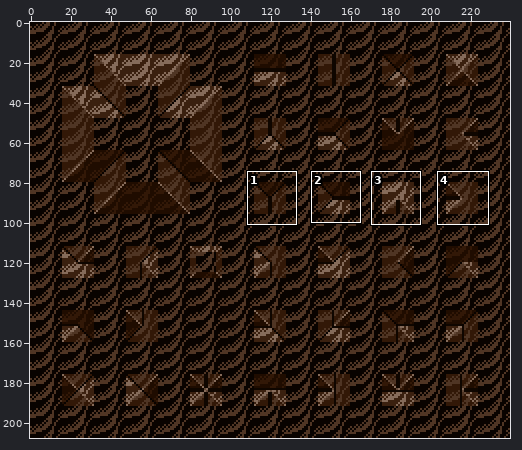
Edited in one commit: sprite sheet (graphics/images/ramps_sand_beige.png). The first picture is a wide view before the edit; the outline marks the close-up.
Close-up. Earlier state:
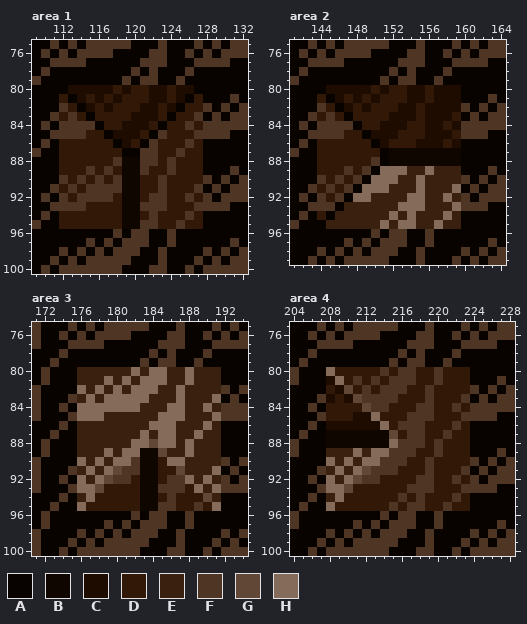
The file is 480x416 pixels, drawn in blocks of 2x2; one block is one cell here. Colours within 5 levels of each other are drawn and written as one. Shown: area 1: x 109..132, y 75..100; area 2: x 141..164, y 75..99; area 3: x 171..194, y 75..100; area 4: x 204..228, y 75..100. The commit also changed other parts of the picture, which this record leaves out.
Palette (. is transparent): A #090300  B #0f0600  C #1f0c00  D #321807  E #3a200f  F #4f3524  G #614736  H #856b5a
And afterwards:
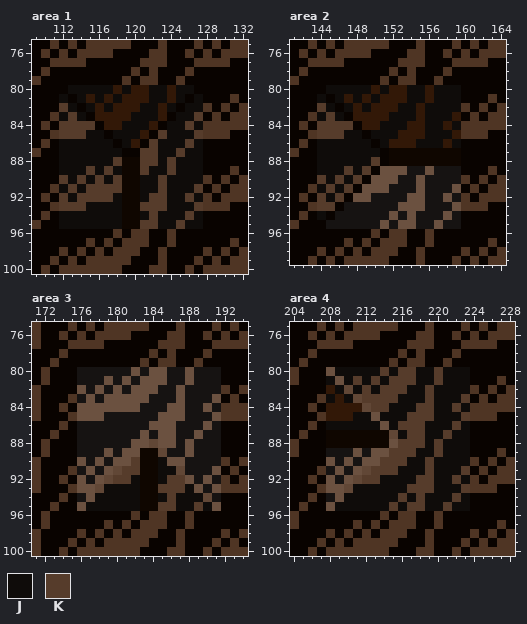
Colours new in this view: J #0f0c0a  K #563c2b
From old to new:
@@ palette @@
-E #3a200f
+E #161312
-H #856b5a
+H #6b5140
--- area 1
@@ x 109..132 @@
  79 FAAAAAAAAAFAFFAAFAAAAAAA
- 80 AAAACCCCCDCDDCCDCCAAAAAA
- 81 AAADACDCDCDDDCCDCADAAAFA
- 82 AAAFDACDCDDDCCDCADDFAFAF
- 83 AAFDFDADDDDCCCDADDFAFAFF
- 84 AFAFFFFADDCCCDADDFDFFFFF
- 85 AAFFFFDDACCCDAFDDDFFFFAA
- 86 AFADDDDDDACDAFDDDFDAAAAA
- 87 FAADDDDDDDAAFFDDFDDAAAAA
- 88 AAADDDDDDFBBFFDFDDDAAAAA
- 89 AAADDDFDFDBBFDDFDDDAAAFA
- 90 AAAFDFDFDFBBDDFDDDDFAFAF
- 91 AAFDFDFFFFBBDDFDDDFAFAFF
- 92 AFAFDFFFFDBBDFFDDFDFAFFF
- 93 AAFFFFDDDDBBFFFDDDFFFFAA
- 94 AFADDDDDDDBBDFDDDFDAAAAA
- 95 FAADDDDDDDBBFFDDFDDAAAAA
+ 80 AAAAJJJJJDJDDJJDJJAAAAAA
+ 81 AAAJAJDJDJDDDJJDJAJAAAFA
+ 82 AAAKJAJDJDDDJJDJAJJFAFAF
+ 83 AAFJKJADDDDJJJDAJJKAFAFF
+ 84 AFAKKKKADDJJJDAJJKJFFFFF
+ 85 AAFKKKJJAJJJDAKJJJKFFFAA
+ 86 AFAJJJJJJAJDAKJJJKJAAAAA
+ 87 FAAJJJJJJJAAKKJJKJJAAAAA
+ 88 AAAJJJJJJKBBKKJKJJJAAAAA
+ 89 AAAJJJKJKJBBKJJKJJJAAAFA
+ 90 AAAKJKJKJKBBJJKJJJJFAFAF
+ 91 AAFJKJKKKKBBJJKJJJKAFAFF
+ 92 AFAKJKKKKJBBJKKJJKJFAFFF
+ 93 AAFKKKJJJJBBKKKJJJKFFFAA
+ 94 AFAJJJJJJJBBJKJJJKJAAAAA
+ 95 FAAJJJJJJJBBKKJJKJJAAAAA
  96 AAAAAAAAAFAFFAAFAAAAAAAA
--- area 2
@@ x 141..164 @@
  79 FAAAAAAAAAFAFFAAFAAAAAAA
- 80 AAAACCCCCDCDDCCDCCCAAAAA
- 81 AAADACDCDCDDDCCDCCCAAAFA
- 82 AAAFDACDCDDDCCDCCCCFAFAF
- 83 AAFDFDADDDDCCCDCCCDAFAFF
- 84 AFAFFFFADDCCCDDCCDCFFFFF
- 85 AAFFFFDDACCCDDDCCCDFFFAA
- 86 AFADDDDDDACDDDCCCDCAAAAA
- 87 FAADDDDDDDABBBBBBBBAAAAA
- 88 AAADDDDDDFABBBBBBBBAAAAA
- 89 AAADDDFDFAHHHEEHEEEAAAFA
- 90 AAAFDFDFAHHHEEHEEEEFAFAF
- 91 AAFDFDFAHHHEEEHEEEHAFAFF
- 92 AFAFDFAHHEEEEHHEEHEFAFFF
- 93 AAFFFAEEEEEEHHHEEEHFFFAA
- 94 AFADAEEEEEEHEHEEEHEAAAAA
+ 80 AAAAJJJJJDJDDJJDJJJAAAAA
+ 81 AAAJAJDJDJDDDJJDJJJAAAFA
+ 82 AAAKJAJDJDDDJJDJJJJFAFAF
+ 83 AAFJKJADDDDJJJDJJJDAFAFF
+ 84 AFAKKKKADDJJJDDJJDJFFFFF
+ 85 AAFKKKJJAJJJDDDJJJDFFFAA
+ 86 AFAJJJJJJAJDDDJJJDJAAAAA
+ 87 FAAJJJJJJJABBBBBBBBAAAAA
+ 88 AAAJJJJJJKABBBBBBBBAAAAA
+ 89 AAAJJJKJKAHHHEEHEEEAAAFA
+ 90 AAAKJKJKAHHHEEHEEEEFAFAF
+ 91 AAFJKJKAHHHEEEHEEEHAFAFF
+ 92 AFAKJKAHHEEEEHHEEHEFAFFF
+ 93 AAFKKAEEEEEEHHHEEEHFFFAA
+ 94 AFAJAEEEEEEHEHEEEHEAAAAA
  95 FAAAEEEEEEHEHHEEHEEAAAAA
--- area 3
@@ x 171..194 @@
  89 AFAAAEEEHEHHBBGEEHEEEAAA
- 90 FAAAAHEHEHHFBBDHHEEEEFAF
- 91 FAAAFEHEHGFFBBDDGEEEHAFA
- 92 FAAFAHEHGFFDBBDFFHEHEFAF
- 93 FAAAFHHGDDDDBBFFFDHEHFFF
- 94 AAAFAEHDDDDDBBDFDDDGEAAA
- 95 AAFAAHDDDDDDBBFFDDFDHAAA
+ 90 FAAAAHEHEHHKBBJHHEEEEFAF
+ 91 FAAAFEHEHGKKBBJJGEEEHAFA
+ 92 FAAFAHEHGKKJBBJKKHEHEFAF
+ 93 FAAAFHHGJJJJBBKKKJHEHFFF
+ 94 AAAFAEHJJJJJBBJKJJJGEAAA
+ 95 AAFAAHJJJJJJBBKKJJKJHAAA
  96 AFAAAAAAAAAFAFFAAFAAAAAA
--- area 4
@@ x 204..228 @@
  79 AFAAAAAAAAAFAFFAAFAAAAAAA
- 80 FAAAHDDDDDFDFFDDFDDDAAAAA
- 81 FAAACHDFDFDFFFDDFDDDAAAFA
- 82 AAAADCGDFDFFFDDFDDDDFAFAF
- 83 AAAFCDCGFFFFDDDFDDDFAFAFF
- 84 AAFADDDDGFFDDDFFDDFDFFFFF
- 85 AAAFDDDCCHDDDFFFDDDFFFFAA
- 86 AAFACCCCCCHDFFFDDDFDAAAAA
- 87 AFAABBBBBBBGDFFDDFDDAAAAA
- 88 FAAABBBBBBBHFFFDFDDDAAAAA
- 89 FAAAEEEHEHHFFFDDFDDDAAAFA
- 90 AAAAHEHEHHFFFDDFDDDDFAFAF
- 91 AAAFEHEHGFFFDDDFDDDFAFAFF
- 92 AAFAHEHGFFDDDDFFDDFDFAFFF
- 93 AAAFHHGDDDDDDFFFDDDFFFFAA
- 94 AAFAEHDDDDDDFDFDDDFDAAAAA
- 95 AFAAHDDDDDDFDFFDDFDDAAAAA
+ 80 FAAAHJJJJJKJKKJJKJJJAAAAA
+ 81 FAAAJHJKJKJKKKJJKJJJAAAFA
+ 82 AAAADJGJKJKKKJJKJJJJFAFAF
+ 83 AAAFJDJGKKKKJJJKJJJKAFAFF
+ 84 AAFADDDDGKKJJJKKJJKJFFFFF
+ 85 AAAFDDDJJHJJJKKKJJJKFFFAA
+ 86 AAFAJJJJJJHJKKKJJJKJAAAAA
+ 87 AFAABBBBBBBGJKKJJKJJAAAAA
+ 88 FAAABBBBBBBHKKKJKJJJAAAAA
+ 89 FAAAEEEHEHHKKKJJKJJJAAAFA
+ 90 AAAAHEHEHHKKKJJKJJJJFAFAF
+ 91 AAAFEHEHGKKKJJJKJJJKAFAFF
+ 92 AAFAHEHGKKJJJJKKJJKJFAFFF
+ 93 AAAFHHGJJJJJJKKKJJJKFFFAA
+ 94 AAFAEHJJJJJJKJKJJJKJAAAAA
+ 95 AFAAHJJJJJJKJKKJJKJJAAAAA
  96 FAAAAAAAAAFAFFAAFAAAAAAAA
